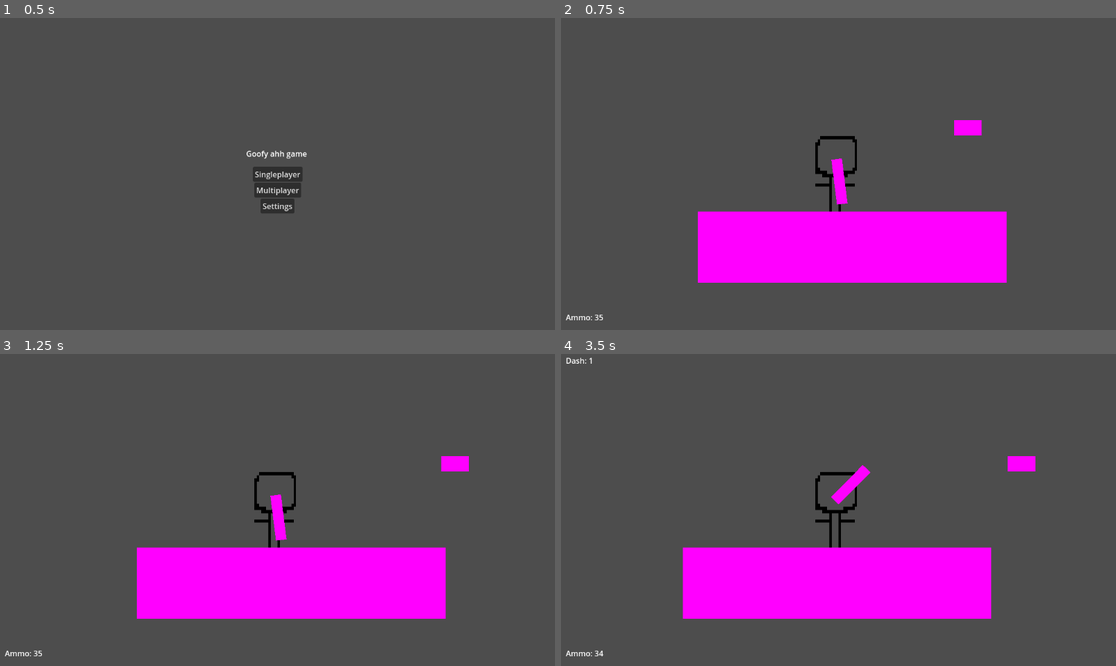
Above: before the commit, frames 1-4 (two rows, left to right).
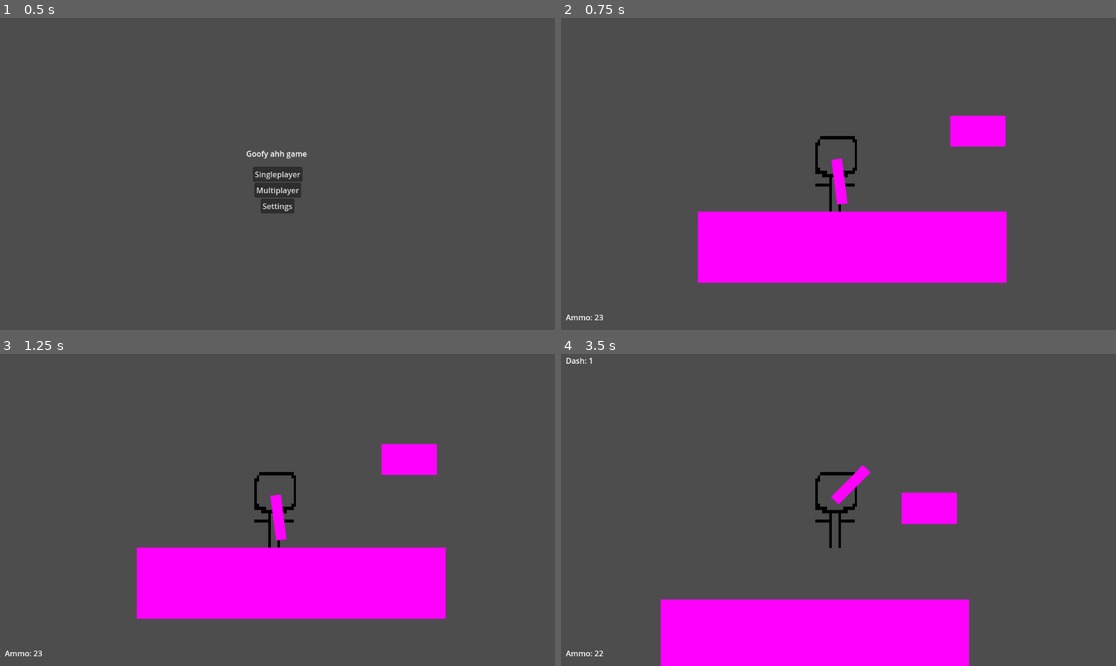
Above: after the commit, the same moments.

Repository: Sheep26/2DMultiplayerShooter
Game: Godot game, scene res://Scenes/MainMenu/MainMenu.tscn
Same seed, same stepped clock (60 frames per second), same inputs: the game is played once before the commit and once after it.
Inputs (mouse positions are in pixels of both pictures, inside the frame that each line leads up to):
- Up to frame 1 (0.5 s): no input
- Up to frame 2 (0.75 s): click "Singleplayer" at 0.5 s
- Up to frame 3 (1.25 s): no input
- Up to frame 4 (3.5 s): move the mouse to (960, 494) at 1.27 s; hold Right (right) 1.28-2.78 s; tap E (dash) at 1.35, 2.85 s; tap W (jump) at 1.52, 2.27 s; move the mouse to (727, 525) at 2.02 s; click (727, 525) at 2.1 s; move the mouse to (894, 441) at 2.77 s; hold Left (left) from 2.78 s (still down)

Frame 1 is identical in both runs. In frame 2, 0.8% of the frame differs, in the area x 6-81%, y 31-97%; in frame 3, 1.3%; in frame 4, 20%, in the area x 6-86%, y 32-100%.

Commit message:
e

Diff:
--- a/Scenes/Levels/Level1.tscn
+++ b/Scenes/Levels/Level1.tscn
@@ -1,30 +1,45 @@
-[gd_scene load_steps=5 format=3 uid="uid://bbf5a28x61djd"]
+[gd_scene load_steps=7 format=3 uid="uid://bbf5a28x61djd"]
 
 [ext_resource type="PackedScene" uid="uid://ri4jdx8dnjod" path="res://Objects/Player.tscn" id="1_m5cqa"]
-[ext_resource type="PackedScene" uid="uid://dbxr8pe7mjsty" path="res://Objects/MovingPlatform.tscn" id="2_y0v4r"]
+[ext_resource type="Script" path="res://Scripts/MovingPlatform.gd" id="2_i6w06"]
 
 [sub_resource type="RectangleShape2D" id="RectangleShape2D_1lh3o"]
 size = Vector2(640, 142)
 
 [sub_resource type="PlaceholderTexture2D" id="PlaceholderTexture2D_dfd53"]
 
+[sub_resource type="RectangleShape2D" id="RectangleShape2D_fyjqm"]
+size = Vector2(1152, 648)
+
+[sub_resource type="PlaceholderTexture2D" id="PlaceholderTexture2D_ibe85"]
+
 [node name="Node2D" type="Node2D"]
 
 [node name="Player" parent="." instance=ExtResource("1_m5cqa")]
 
-[node name="StaticBody2D" type="StaticBody2D" parent="."]
+[node name="Platform 1" type="StaticBody2D" parent="."]
 position = Vector2(591, 404)
 
-[node name="CollisionShape2D" type="CollisionShape2D" parent="StaticBody2D"]
+[node name="CollisionShape2D" type="CollisionShape2D" parent="Platform 1"]
 shape = SubResource("RectangleShape2D_1lh3o")
 
-[node name="Sprite2D" type="Sprite2D" parent="StaticBody2D"]
+[node name="Sprite2D" type="Sprite2D" parent="Platform 1"]
 position = Vector2(-0.25, -0.25)
 scale = Vector2(640.5, 148.5)
 texture = SubResource("PlaceholderTexture2D_dfd53")
 
-[node name="MovingPlatform" parent="." instance=ExtResource("2_y0v4r")]
-position = Vector2(769, 140)
-scale = Vector2(0.05, 0.05)
+[node name="Moving platform" type="StaticBody2D" parent="."]
+position = Vector2(771, 108)
+scale = Vector2(0.1, 0.1)
+script = ExtResource("2_i6w06")
 speed = 200.0
-add = Vector2(200, 0)
+add = Vector2(50, 50)
+
+[node name="CollisionShape2D" type="CollisionShape2D" parent="Moving platform"]
+position = Vector2(566, 314)
+shape = SubResource("RectangleShape2D_fyjqm")
+
+[node name="Sprite2D" type="Sprite2D" parent="Moving platform"]
+position = Vector2(566, 314)
+scale = Vector2(1152, 648)
+texture = SubResource("PlaceholderTexture2D_ibe85")
--- a/Scripts/Gun.gd
+++ b/Scripts/Gun.gd
@@ -45,7 +45,7 @@
 		firerate.stop()
 
 func _ready():
-	currentGun = ak47
+	currentGun = glock18
 
 func _shoot(rotationToVector2):
 	get_parent().velocity.y = -(rotationToVector2.y * KNOCKBACK_STRENGTH)
Not shown: 1 places in Objects/MovingPlatform.tscn that only renumber resources
